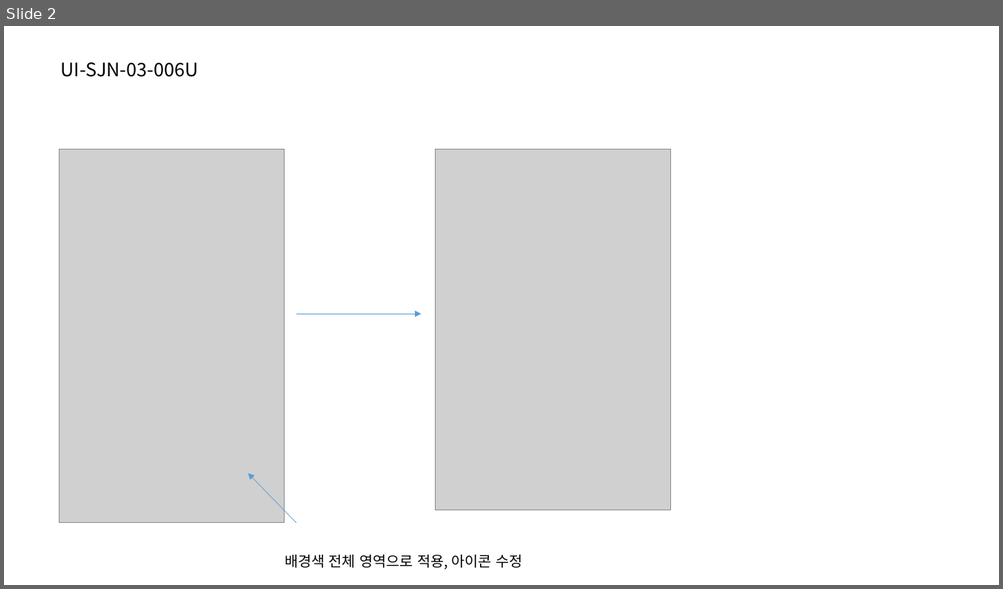
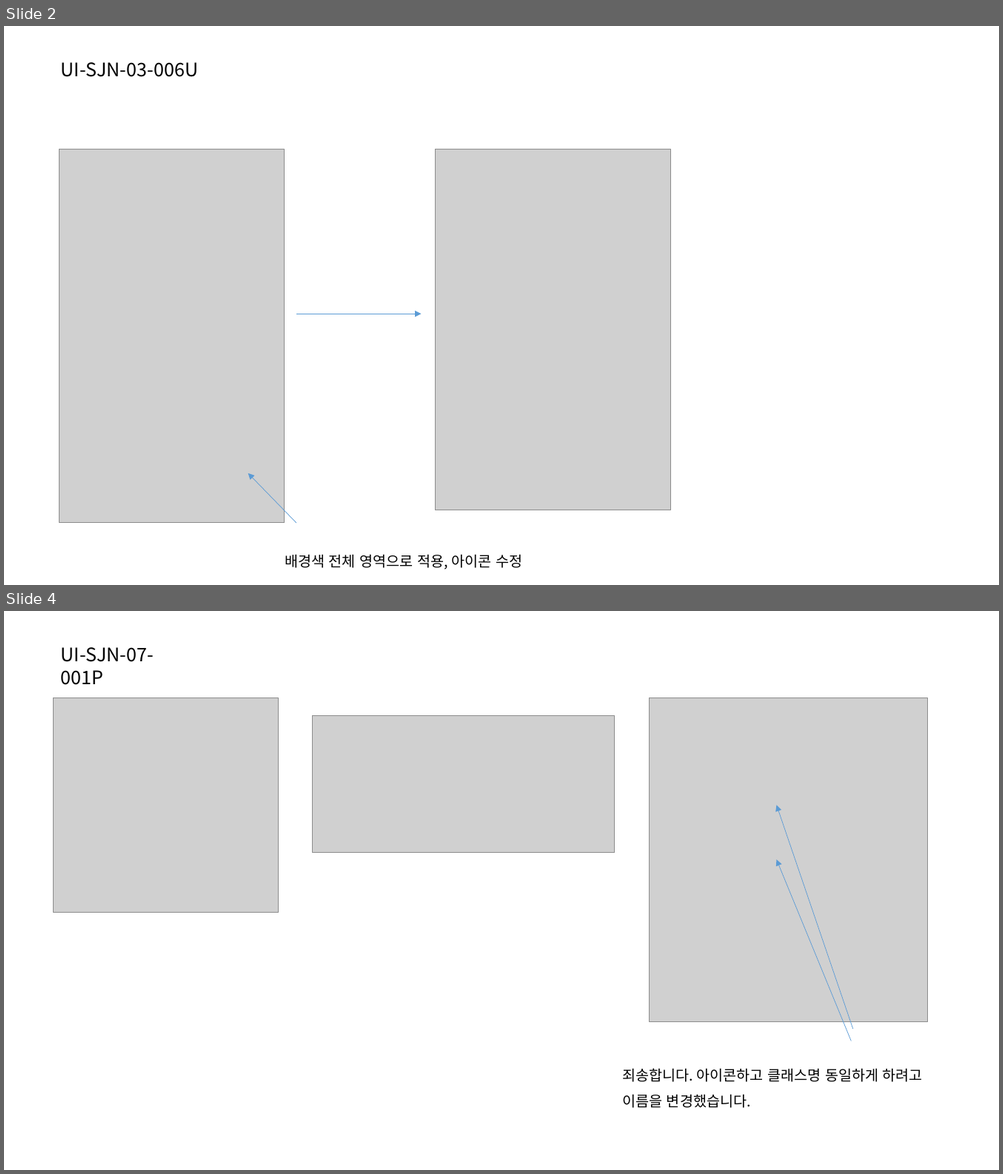
Before and after one commit to jeoungGyy/sejong, a slide deck: ppt/03-29.pptx. Shown one above the other, each under a label of ours: slide 2 before the commit, slides 2 and 4 after it; the slides between them are not shown. The pictures are 1003x589 and 1003x1174 pixels, drawn with LibreOffice and Linux fonts; fonts in the diff are those of the drawing; grey boxes stand for pictures. Boxes give left, top, right and bottom in pixels: in the first picture for what was removed or moved away, otherwise in the second. Text is boxed around its words. In the diff, an @@ line names an element or a change of style, - is before the commit and + after.

Commit message:
날씨 관련 아이콘 수정

```diff
--- a/ppt/03-29.pptx
+++ b/ppt/03-29.pptx
@@ slide 4 added at box(4, 611, 999, 1170), background #FFFFFF @@
@@ text added at box(61, 647, 154, 685), 18 pt, text #000000 @@
+UI-SJN-07-001P
@@ picture added at box(54, 698, 278, 912) @@
@@ picture added at box(649, 698, 927, 1022) @@
@@ picture added at box(312, 716, 614, 853) @@
@@ arrow added from (853, 1030) to (777, 805), #5B9BD5 0.5 pt @@
@@ arrow added from (851, 1042) to (777, 860), #5B9BD5 0.5 pt @@
@@ text added at box(622, 1068, 922, 1108), 14 pt, text #000000 @@
+죄송합니다. 아이콘하고 클래스명 동일하게 하려고
+이름을 변경했습니다.
```
Also in this commit, not shown: 1 other slide added, 2 other files.
